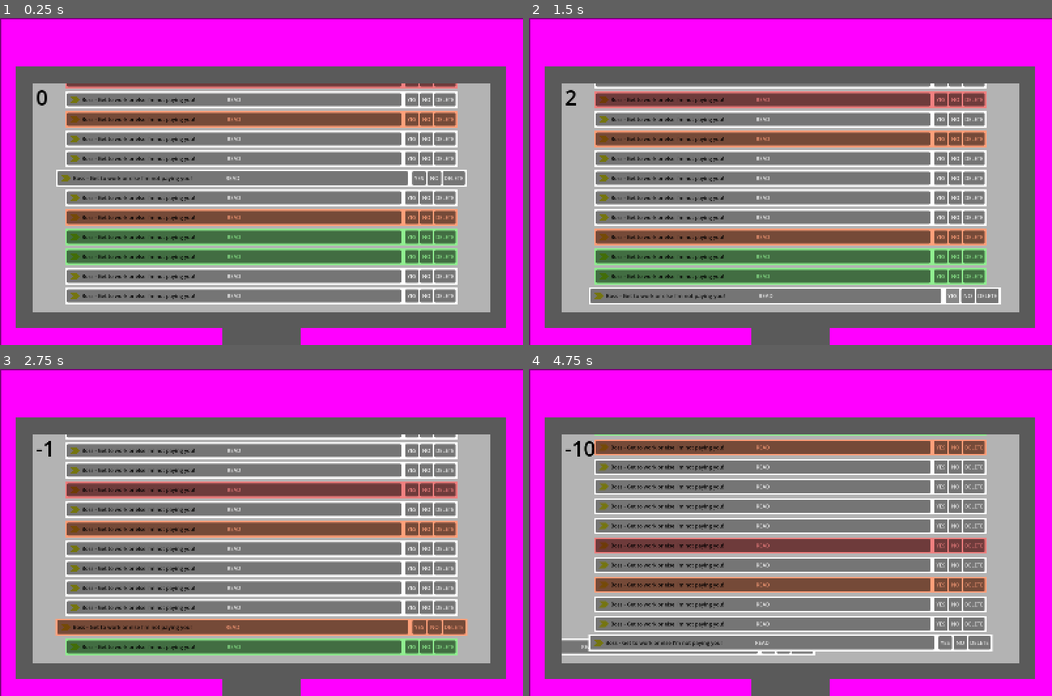
Above: before the commit, frames 1-4 (two rows, left to right).
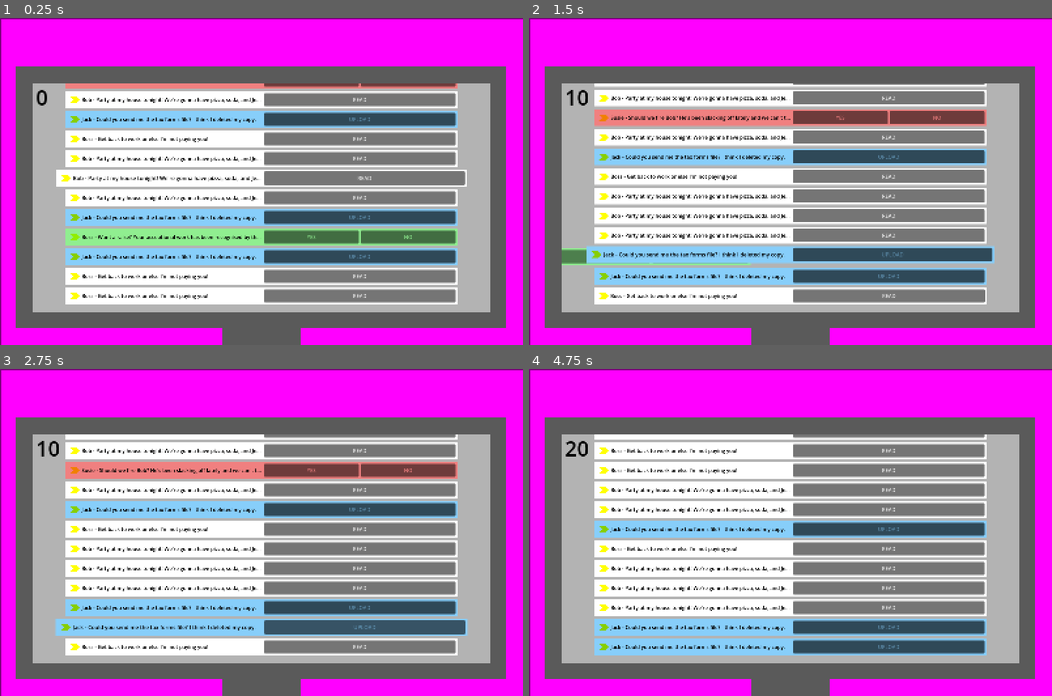
Above: after the commit, the same moments.

Repository: BradBenJoya/GMTK2026
Game: Godot game, scene res://Scenes/main.tscn
Two runs of this game, one before a commit and one after it. Both use one fixed random seed, a clock stepped at 60 frames per second and the inputs below.
Inputs (mouse positions are in pixels of both pictures, inside the frame that each line leads up to):
- Up to frame 1 (0.25 s): no input
- Up to frame 2 (1.5 s): click "READ" at 0.5 s; click "YES" at 1.25 s
- Up to frame 3 (2.75 s): click (360, 627) at 2 s, where only the run after the commit has a clickable "UPLOAD"
- Up to frame 4 (4.75 s): click "NO" at 2.75 s; click "READ" at 3.5 s; click "YES" at 4.25 s

The runs differ from the first frame. In frame 1, 26% of the frame differs, in the area x 11-89%, y 20-88%; in frame 2, 42%; in frame 3, 36%; in frame 4, 44%, in the area x 6-89%, y 20-88%.

Commit message:
flavor text and new email
easy to add flavor text and click to hold upload button added

Diff:
--- a/Scenes/email.tscn
+++ b/Scenes/email.tscn
@@ -1,13 +1,22 @@
 [gd_scene format=3 uid="uid://coeyr1oy5wo30"]
 
 [ext_resource type="Script" uid="uid://br585yyoeay5x" path="res://Scripts/Email/email.gd" id="1_hkori"]
+[ext_resource type="Script" uid="uid://b8kf2iu72ye83" path="res://Scripts/Email/flavor_text_controller.gd" id="2_hkori"]
 
 [sub_resource type="LabelSettings" id="LabelSettings_hkori"]
 font_color = Color(0, 0, 0, 1)
 
-[node name="Email" type="Node2D" unique_id=1069154585]
+[node name="Email" type="Node2D" unique_id=1069154585 node_paths=PackedStringArray("flavor_text", "upload_button", "upload_bar", "flavor_text_controller", "read", "decision", "spam", "upload")]
 script = ExtResource("1_hkori")
+flavor_text = NodePath("FlavorText")
+upload_button = NodePath("UploadEmail/Upload")
+upload_bar = NodePath("UploadEmail/UploadProgress")
+flavor_text_controller = NodePath("FlavorTextController")
 type = "Normal"
+read = NodePath("ReadEmail")
+decision = NodePath("DecisionEmail")
+spam = NodePath("SpamEmail")
+upload = NodePath("UploadEmail")
 
 [node name="TempBox" type="Polygon2D" parent="." unique_id=492917784]
 polygon = PackedVector2Array(-600, -25, 600, -25, 600, 25, -600, 25)
@@ -20,42 +29,88 @@
 [node name="FlavorText" type="Label" parent="." unique_id=1514963277]
 offset_left = -550.0
 offset_top = -23.0
-offset_right = 400.0
 offset_bottom = 23.0
 text = "Boss - Get to work or else I'm not paying you!"
 label_settings = SubResource("LabelSettings_hkori")
 vertical_alignment = 1
+clip_text = true
+text_overrun_behavior = 5
 
-[node name="Read" type="Button" parent="." unique_id=1751263076]
-offset_left = -595.0
+[node name="FlavorTextController" type="Node" parent="." unique_id=1545654535]
+script = ExtResource("2_hkori")
+read_text = Array[String](["Boss - Get back to work or else I'm not paying you!", "Bob - Party at my house tonight! We're gonna have pizza, soda, and Jenny is gonna be there. ;)"])
+decision_good_text = Array[String](["Boss - Want a raise? Your acceptional work has been recognised by the other staff.", "Discord - You got gifted 1 Month of Nitro! Do you accept?"])
+decision_bad_text = Array[String](["Susie - Should we fire Bob? He's been slacking off lately and we can't tell if he's actually in this company", "Wife - Take a day off! You could help around the house instead of being at work!"])
+spam_text = Array[String](["LOTTERY - You wun $10,,000!1!!!!11!!!", "Amasun - Plz confirm your acount we need to confrm it"])
+upload_text = Array[String](["Jack - Could you send me the tax forms file? I think I deleted my copy."])
+
+[node name="ReadEmail" type="Node2D" parent="." unique_id=1948475731]
+visible = false
+
+[node name="Read" type="Button" parent="ReadEmail" unique_id=384821030]
+offset_left = 8.0
+offset_top = -20.0
+offset_right = 594.0
+offset_bottom = 20.0
+text = "READ"
+
+[node name="DecisionEmail" type="Node2D" parent="." unique_id=1919109484]
+visible = false
+
+[node name="Yes" type="Button" parent="DecisionEmail" unique_id=1197127668]
+offset_left = 8.0
+offset_top = -20.0
+offset_right = 298.0
+offset_bottom = 20.0
+text = "YES
+"
+
+[node name="No" type="Button" parent="DecisionEmail" unique_id=1435574022]
+offset_left = 304.0
+offset_top = -20.0
+offset_right = 594.0
+offset_bottom = 20.0
+text = "NO"
+
+[node name="SpamEmail" type="Node2D" parent="." unique_id=1720158277]
+visible = false
+
+[node name="Read" type="Button" parent="SpamEmail" unique_id=1751263076]
+offset_left = 8.0
 offset_top = -20.0
 offset_right = 427.0
 offset_bottom = 20.0
 text = "READ"
 
-[node name="Yes" type="Button" parent="." unique_id=1197127668]
-offset_left = 440.0
-offset_top = -20.0
-offset_right = 480.0
-offset_bottom = 20.0
-text = "YES
-"
-
-[node name="No" type="Button" parent="." unique_id=1435574022]
-offset_left = 485.0
-offset_top = -20.0
-offset_right = 525.0
-offset_bottom = 20.0
-text = "NO"
-
-[node name="Delete" type="Button" parent="." unique_id=378206852]
-offset_left = 529.0
+[node name="Delete" type="Button" parent="SpamEmail" unique_id=378206852]
+offset_left = 434.0
 offset_top = -20.0
 offset_right = 594.0
 offset_bottom = 20.0
 text = "DELETE"
 
-[connection signal="pressed" from="Read" to="." method="_on_read_pressed"]
-[connection signal="pressed" from="Yes" to="." method="_on_yes_pressed"]
-[connection signal="pressed" from="No" to="." method="_on_no_pressed"]
-[connection signal="pressed" from="Delete" to="." method="_on_delete_pressed"]
+[node name="UploadEmail" type="Node2D" parent="." unique_id=1069469323]
+visible = false
+
+[node name="Upload" type="Button" parent="UploadEmail" unique_id=363020368]
+offset_left = 8.0
+offset_top = -20.0
+offset_right = 594.0
+offset_bottom = 20.0
+action_mode = 0
+text = "UPLOAD"
+
+[node name="UploadProgress" type="ProgressBar" parent="UploadEmail" unique_id=306935486]
+offset_left = 8.0
+offset_top = -20.0
+offset_right = 594.0
+offset_bottom = 20.0
+mouse_filter = 2
+show_percentage = false
+
+[connection signal="pressed" from="ReadEmail/Read" to="." method="_on_read_pressed"]
+[connection signal="pressed" from="DecisionEmail/Yes" to="." method="_on_yes_pressed"]
+[connection signal="pressed" from="DecisionEmail/No" to="." method="_on_no_pressed"]
+[connection signal="pressed" from="SpamEmail/Read" to="." method="_on_read_pressed"]
+[connection signal="pressed" from="SpamEmail/Delete" to="." method="_on_delete_pressed"]
+[connection signal="pressed" from="UploadEmail/Upload" to="." method="_on_upload_pressed"]
--- a/Scripts/Email/email.gd
+++ b/Scripts/Email/email.gd
@@ -2,27 +2,72 @@
 extends Node2D
 class_name Email
 
+@export_group("Nodes")
+@export var flavor_text : Label
+@export var upload_button : Button
+@export var upload_bar : ProgressBar
+
 @export_group("Scripts") # sorry, shoulda probably split this up (?)
+@export var flavor_text_controller : Node
 
 @export_group("Data")
-@export_enum("Normal", "Accept", "Decline", "Spam") var type : String
+@export_enum("Normal", "Accept", "Decline", "Spam", "Upload", "Attachment") var type : String
+
+@export_group("Button Groups") # the node2ds are used to hide and show different groups
+@export var read : Node2D
+@export var decision : Node2D
+@export var spam : Node2D
+@export var upload : Node2D
 
 var deleted : bool = false
 
+var progress := 0.0 # only for upload emails
+
 func _ready():
+	read.visible = false
+	decision.visible = false
+	spam.visible = false
+	upload.visible = false
+
 	var random : float = randf_range(1, 100)
 	if random < 70:
 		type = "Normal"
 		modulate = Color.WHITE
-	elif random < 80:
-		type = "Accept"
-		modulate = Color.LIGHT_GREEN
-	elif random < 90:
-		type = "Decline"
-		modulate = Color.LIGHT_CORAL
-	elif random <= 100:
-		type = "Spam"
-		modulate = Color.LIGHT_SALMON
+		flavor_text.text = flavor_text_controller.read_text.pick_random()
+
+		read.visible = true
+
+	else:
+		var special_random : int = randi_range(1, 4)
+
+		if special_random == 1:
+			type = "Accept"
+			modulate = Color.LIGHT_GREEN
+			flavor_text.text = flavor_text_controller.decision_good_text.pick_random()
+
+			decision.visible = true
+
+		elif special_random == 2:
+			type = "Decline"
+			modulate = Color.LIGHT_CORAL
+			flavor_text.text = flavor_text_controller.decision_bad_text.pick_random()
+
+			decision.visible = true
+
+		elif special_random == 3:
+			type = "Spam"
+			modulate = Color.LIGHT_SALMON
+			flavor_text.text = flavor_text_controller.spam_text.pick_random()
+
+			spam.visible = true
+
+		elif special_random == 4:
+			type = "Upload"
+			modulate = Color.LIGHT_SKY_BLUE
+			flavor_text.text = flavor_text_controller.upload_text.pick_random()
+
+			upload.visible = true
+
 
 func _process(delta):
 	if abs(get_global_mouse_position().y - global_position.y) <= 25 and abs(get_global_mouse_position().x - global_position.x) < 600: # really long way to ask if the mouse is hovering over the email :P
@@ -60,4 +105,18 @@
 
 func _on_delete_pressed():
 	delete_email(type == "Spam")
+
+func _on_upload_pressed(): # i think i did this one wrong (?)
+	while upload_button.button_pressed:
+		await get_tree().physics_frame
+		if [true, false].pick_random():
+			progress += 1
+		upload_bar.value = progress
+
+	if progress >= 100:
+		delete_email(type == "Upload")
+	else:
+		if not upload_button.button_pressed:
+			progress = 0
+			upload_bar.value = progress
 # end ByDesign
--- /dev/null
+++ b/Scripts/Email/flavor_text_controller.gd
@@ -0,0 +1,14 @@
+extends Node
+
+@export_group("Flavor Text - Read")
+@export var read_text : Array[String]
+
+@export_group("Flavor Text - Decision")
+@export var decision_good_text : Array[String]
+@export var decision_bad_text : Array[String]
+
+@export_group("Flavor Text - Spam")
+@export var spam_text : Array[String]
+
+@export_group("Flavor Text - Upload")
+@export var upload_text : Array[String]
Not shown, added: Scripts/Email/flavor_text_controller.gd.uid
